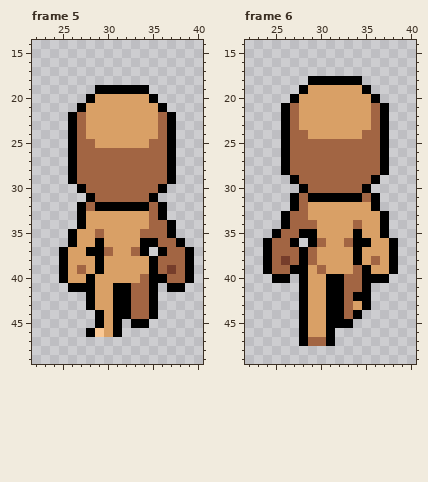
Two versions of one pixel-art file, assets/Entities/Characters/Body_A/Animations/Walk_Base/Walk_Up.aseprite. The first picture shows the starting point.
64x64 pixels, 6 frames. Shown: frame 5: x 22..40, y 14..49; frame 6: x 22..40, y 14..49. The commit also changed other frames, which this record leaves out.
Now the later version:
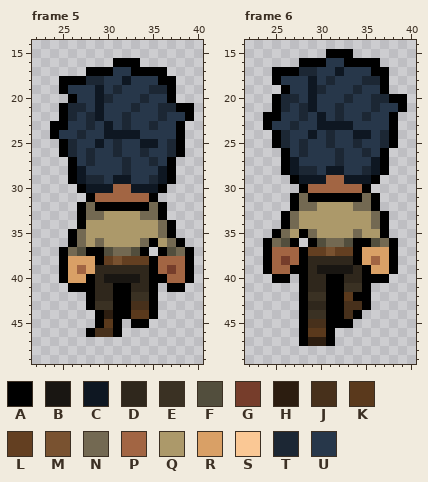
Palette (. is transparent): A #000000  B #191612  C #0e1722  D #2f271c  E #3a3123  F #524e3d  G #763d2b  H #2c1d10  J #47301b  K #5a391c  L #633f21  M #795230  N #736952  P #a26543  Q #ac996a  R #d9a066  S #fac895  T #1c2734  U #27374a
From old to new:
layer "Pants" added
layer "Boots" added
layer "Shirt" added
layer "Hair-V1-F1" added
Changed rows in their new state; - is an unchanged pixel.
Frame 5:
first column x 24:
16 -------AAA------
17 ----AAAUUAAAA---
18 -AAATTUUCUUUAA--
19 -AUUUCUTUUUTTA--
20 --AUUCTUUUTUUA--
21 -ATTUCUUUTUUTTAA
22 -ATUTCUUTUUUTUUA
23 AAUUTUCUTUUTUUA-
24 AUUTUUCCCCUUUUA-
25 -ATUUCUTUUCCUTA-
26 -ATUTUUTUUTUUTA-
27 ---UTUUUTUUTU---
28 ---CUUUUTUUUC---
29 ---CTTUCCUUTC---
30 ----CCC--CCC----
32 ----N------N----
33 ----NNQQQQNN----
34 ----QQQQQQQQN---
35 ---NQQQQQQQQN---
36 ---NQNQQQQN-QN--
37 --NF--FNNF---FN-
38 ------LMLLL-----
39 -----DDDDDD-----
40 -----DBBBBD-----
41 -----DD--DD-----
42 -----DD--EE-----
43 -----EE--JJ-----
44 ------H--KK-----
45 ------K---------
46 -----JJ---------
Frame 6:
first column x 24:
15 -------AAA------
16 ----AAAUUAAAA---
17 -AAATTUUCUUUAA--
18 -AUUUCUTUUUTTA--
19 --AUUCTUUUTUUA--
20 -ATTUCUUUTUUTTAA
21 -ATUTCUUTUUUTUUA
22 AAUUTUCUTUUTUUA-
23 AUUTUUCCCCUUUUA-
24 -ATUUCUTUUCCUTA-
25 -ATUTUUTUUTUUTA-
26 ---UTUUUTUUTU---
27 ---CUUUUTUUUC---
28 ---CTTUCCUUTC---
29 ----CCC--CCC----
31 ----N------N----
32 ----NNQQQQNN----
33 ---NQQQQQQQQN---
34 ---NQQQQQQQQN---
35 --NQ-NQQQQNQQ---
36 -NF---FNNF--FN--
37 -----LLMLL------
38 -----DDDDD------
39 -----DBBBBD-----
40 -----DD--DD-----
41 -----DD--EE-----
42 -----EE--K------
43 -----DD--JJ-----
44 -----EE--J------
45 -----JJ---------
46 -----KK---------
47 -----HH---------
Pixel boxes of the changes (left, top, right, bottom) in both pictures:
changed: (50, 58, 194, 337)
changed: (263, 49, 407, 346)
